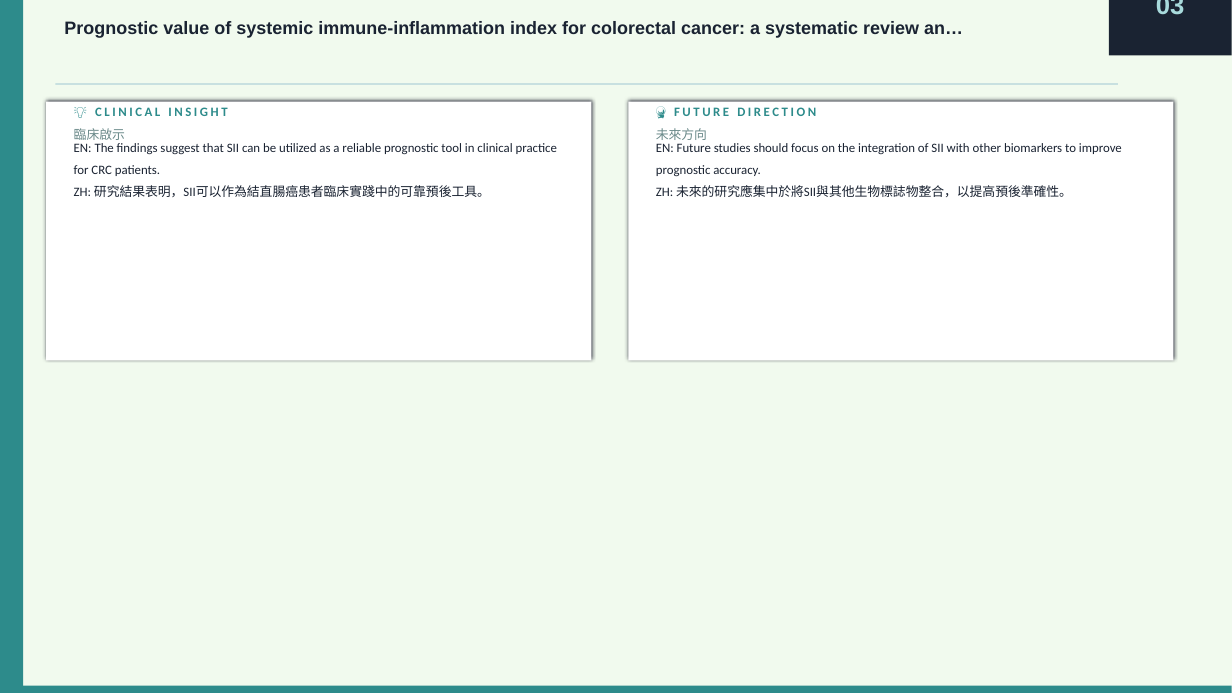
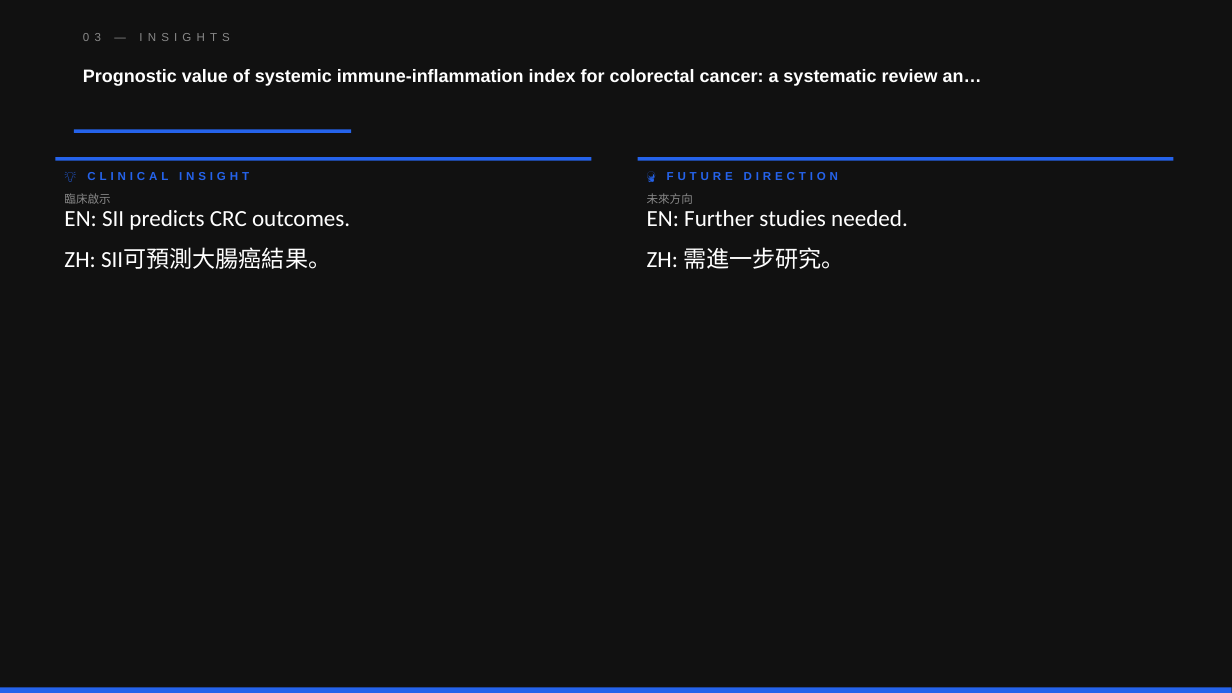
Before and after one commit to jejenhu-maker/colorectal-weekly-digest, a slide deck: slide 8 of docs/latest-digest.pptx. Drawn at 1232x693 pixels with LibreOffice and Linux fonts; fonts in the diff are those of the drawing. Boxes give left, top, right and bottom in pixels: in the first picture for what was removed or moved away, otherwise in the second. Text is boxed around its words. In the diff, an @@ line names an element or a change of style, - is before the commit and + after.

```diff
--- a/docs/latest-digest.pptx
+++ b/docs/latest-digest.pptx
@@ background #F1FAEE to #111111 @@
@@ rectangle removed at box(0, 0, 23, 693) @@
@@ rectangle removed at box(1109, 0, 1232, 55) @@
@@ text at box(1156, 0, 1185, 15): text changed; size 20 to 9 pt; text colour #A8DADC to #888888; bold off @@
-03
+03 — INSIGHTS
@@ rectangle removed at box(55, 83, 1118, 85) @@
@@ text "Prognostic value of systemic immune-inflammation ...": place and size @@
-text "Prognostic value of systemic immune-inflammation ..." at box(64, 21, 963, 38)
+text "Prognostic value of systemic immune-inflammation ..." at box(83, 69, 982, 86)
@@ text "Prognostic value of systemic immune-inflammation ..." at box(83, 69, 982, 86): text colour #1A2332 to #FFFFFF; line spacing 1 to 1.1 @@
@@ rectangle removed at box(46, 102, 592, 360) @@
@@ rectangle removed at box(628, 102, 1174, 360) @@
@@ text removed at box(74, 143, 557, 197) @@
-EN: The findings suggest that SII can be utilized as a reliable prognostic tool in clinical practice for CRC patients.
-ZH: 研究結果表明，SII可以作為結直腸癌患者臨床實踐中的可靠預後工具。
@@ rectangle added at box(74, 129, 351, 133), fill #2563EB @@
@@ text removed at box(656, 143, 1122, 197) @@
-EN: Future studies should focus on the integration of SII with other biomarkers to improve prognostic accuracy.
-ZH: 未來的研究應集中於將SII與其他生物標誌物整合，以提高預後準確性。
@@ text "💡 CLINICAL INSIGHT": place and size @@
-text "💡 CLINICAL INSIGHT" at box(95, 107, 227, 116)
+text "💡 CLINICAL INSIGHT" at box(87, 172, 249, 180)
@@ text "💡 CLINICAL INSIGHT" at box(87, 172, 249, 180): size 10 to 9 pt, font Calibri to Arial, text colour #2D8B8B to #2563EB, letter spacing 2 to 3 pt @@
@@ rectangle added at box(55, 157, 592, 161), fill #2563EB @@
@@ text "🔮 FUTURE DIRECTION" at box(667, 172, 838, 180): size 10 to 9 pt, font Calibri to Arial, text colour #2D8B8B to #2563EB, letter spacing 2 to 3 pt @@
@@ text "🔮 FUTURE DIRECTION": place and size @@
-text "🔮 FUTURE DIRECTION" at box(674, 107, 816, 116)
+text "🔮 FUTURE DIRECTION" at box(667, 172, 838, 180)
@@ rectangle added at box(638, 157, 1174, 161), fill #2563EB @@
@@ text "臨床啟示": place and size @@
-text "臨床啟示" at box(74, 128, 125, 140)
+text "臨床啟示" at box(64, 193, 110, 204)
@@ text "臨床啟示" at box(64, 193, 110, 204): size 10 to 9 pt, text colour #6B8A8A to #888888 @@
@@ text "未來方向" at box(647, 193, 693, 204): size 10 to 9 pt, text colour #6B8A8A to #888888 @@
@@ text "未來方向": place and size @@
-text "未來方向" at box(656, 128, 707, 140)
+text "未來方向" at box(647, 193, 693, 204)
@@ text added at box(64, 210, 350, 230), 18 pt, text #FFFFFF @@
+EN: SII predicts CRC outcomes.
+ZH: SII可預測大腸癌結果。
@@ text added at box(647, 247, 845, 269), 18 pt, text #FFFFFF @@
+EN: Further studies needed.
+ZH: 需進一步研究。
@@ rectangle at box(0, 688, 1232, 693): fill #2D8B8B to #2563EB @@
```
Also in this commit, not shown: 7 other slides changed, 16 slides added, 16 slides removed, 7 other files.
